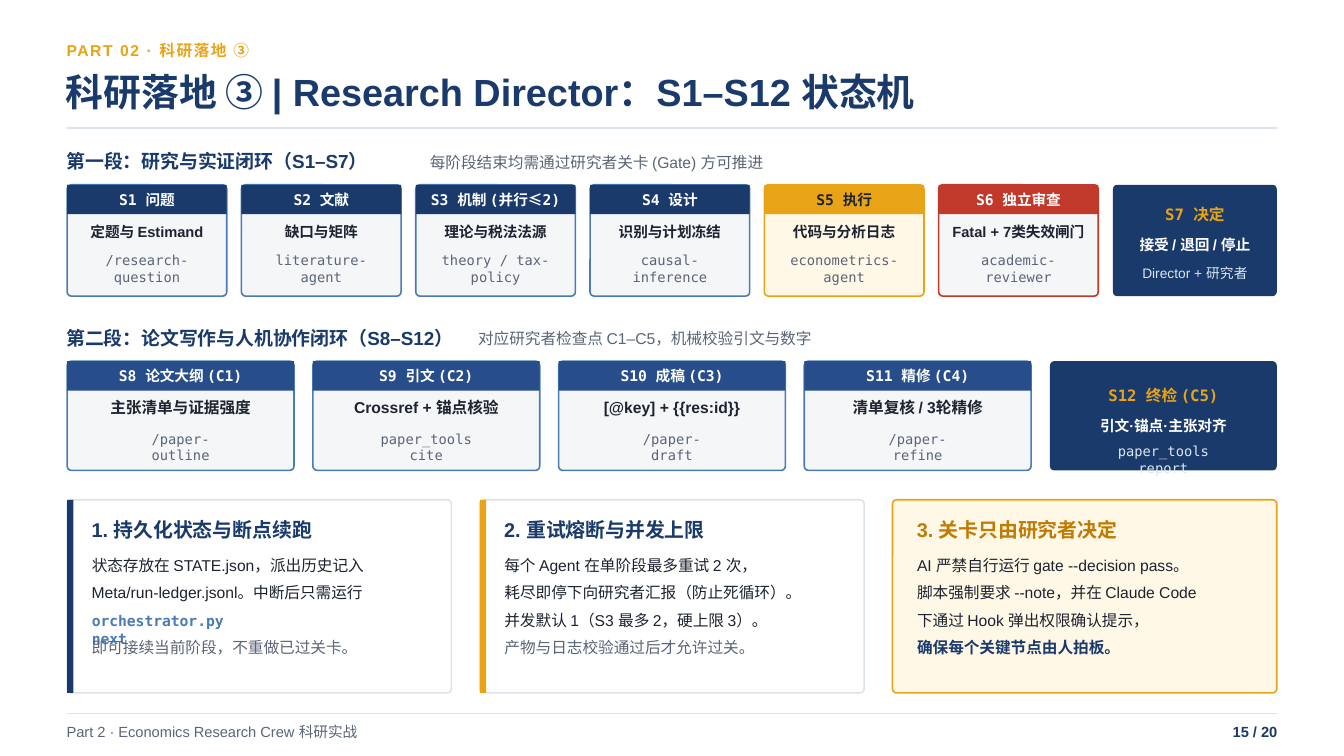
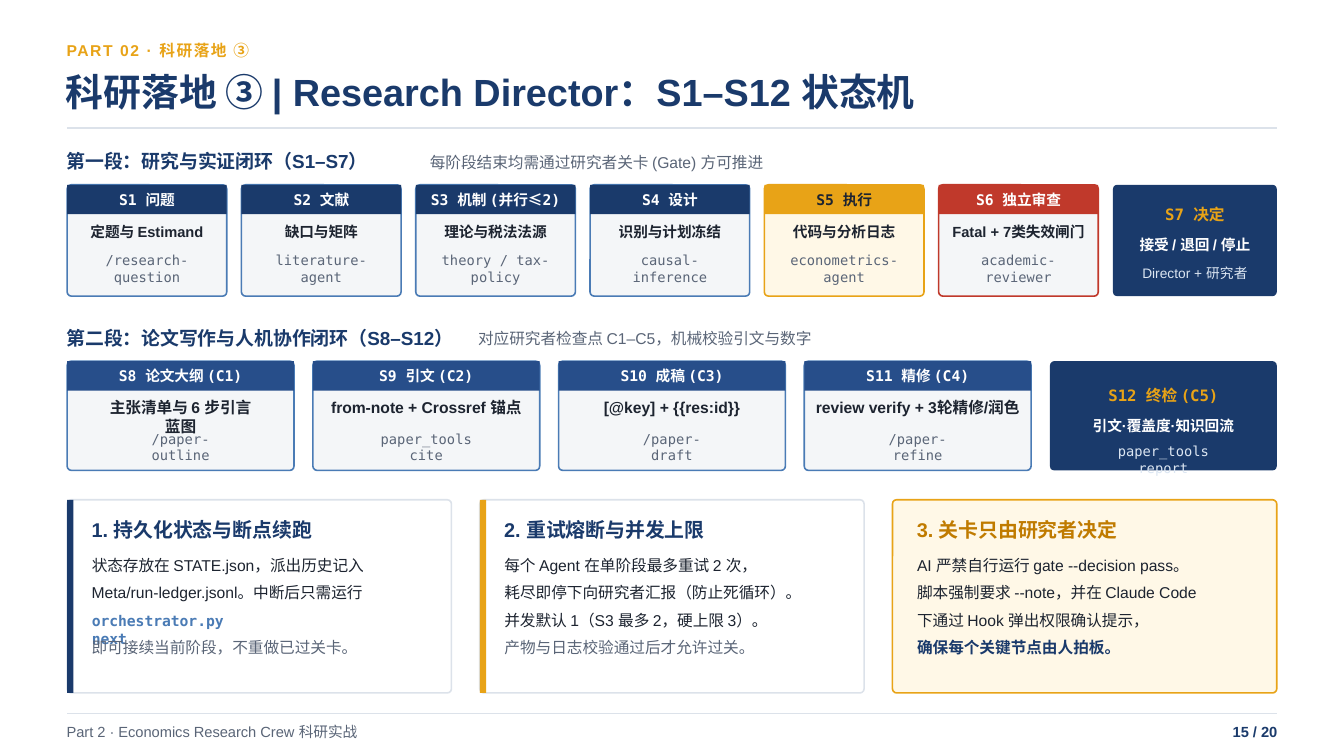
Before and after one commit to shjzzzz/Economics-Research-Crew, a slide deck: slide 15 of Claude_Code_基础与_Economics_Research_Crew_实战.pptx. Drawn at 1344x756 pixels with LibreOffice and Linux fonts; fonts in the diff are those of the drawing. Boxes give left, top, right and bottom in pixels: in the first picture for what was removed or moved away, otherwise in the second. Text is boxed around its words. In the diff, an @@ line names an element or a change of style, - is before the commit and + after.

```diff
--- a/Claude_Code_基础与_Economics_Research_Crew_实战.pptx
+++ b/Claude_Code_基础与_Economics_Research_Crew_实战.pptx
@@ text at [110, 399, 251, 438]: text changed @@
-主张清单与证据强度
+主张清单与 6 步引言蓝图
@@ text at [331, 399, 521, 415]: text changed @@
-Crossref + 锚点核验
+from-note + Crossref 锚点
@@ text at [816, 401, 1019, 417]: text changed @@
-清单复核 / 3轮精修
+review verify + 3轮精修/润色
@@ text at [1093, 418, 1234, 433]: text changed @@
-引文·锚点·主张对齐
+引文·覆盖度·知识回流
```
Also in this commit, not shown: 7 other slides changed.
